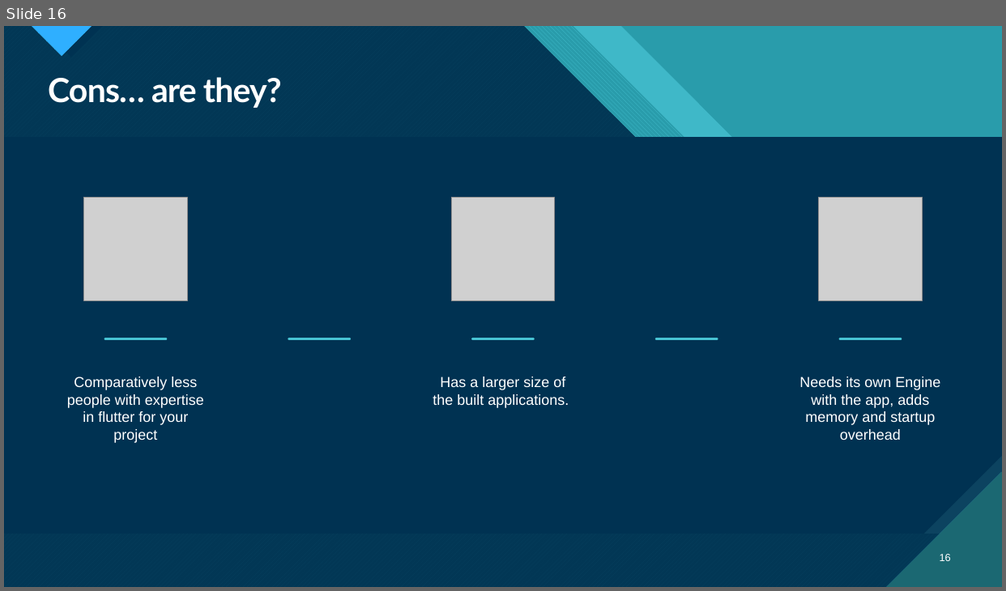
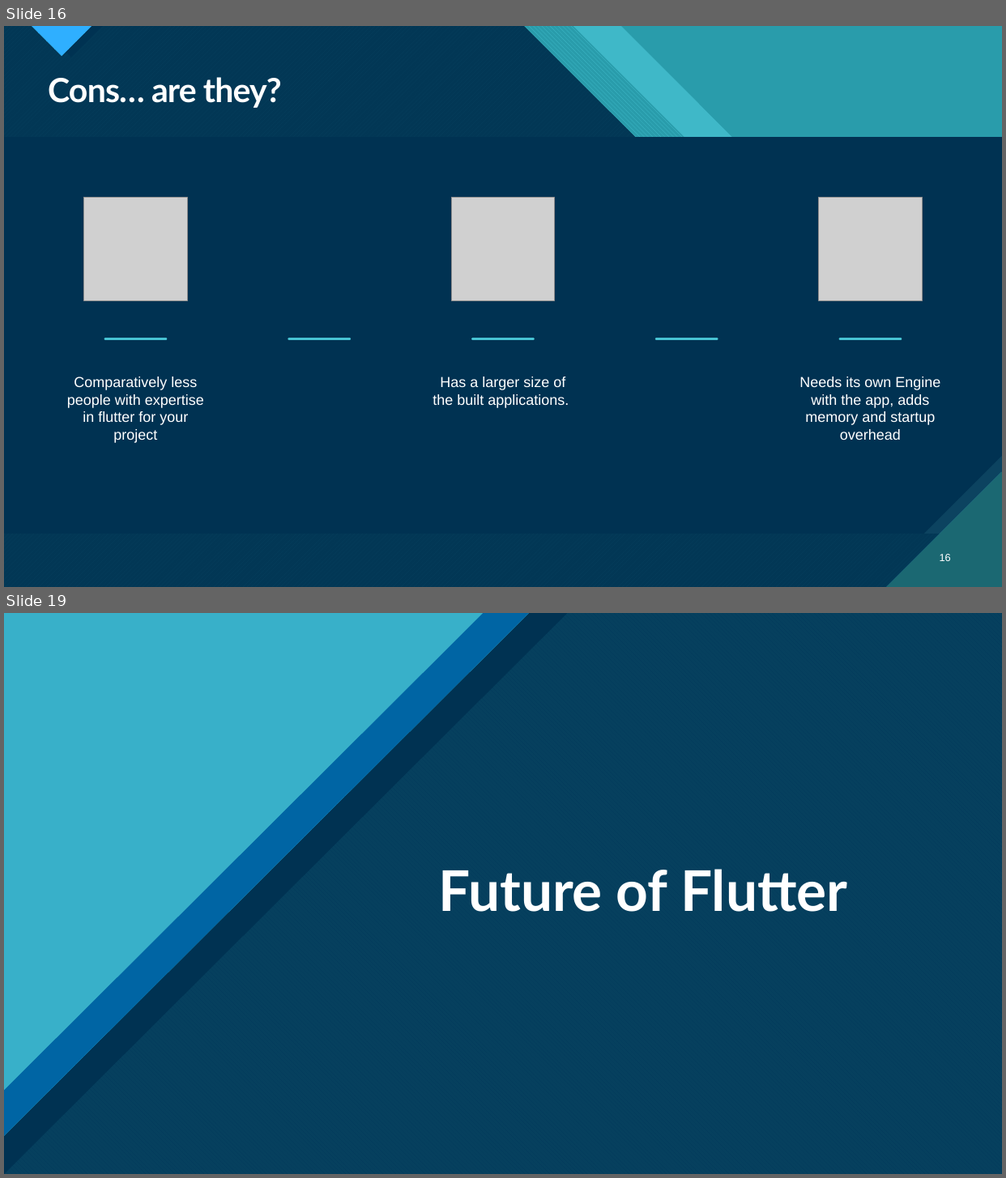
Before and after one commit to PratyayDhond/IT-3rd-year-notes, a slide deck: Seminar/Native Application Development Using Flutter.pptx. Shown one above the other, each under a label of ours: slide 16 before the commit, slides 16 and 19 after it; the slides between them are not shown. The pictures are 1006x591 and 1006x1178 pixels, drawn with LibreOffice and Linux fonts; fonts in the diff are those of the drawing; grey boxes stand for pictures. Boxes give left, top, right and bottom in pixels: in the first picture for what was removed or moved away, otherwise in the second. Text is boxed around its words. In the diff, an @@ line names an element or a change of style, - is before the commit and + after.

Commit message:
Flutter PPT final

```diff
--- a/Seminar/Native Application Development Using Flutter.pptx
+++ b/Seminar/Native Application Development Using Flutter.pptx
@@ slide 19 added at (4,613,1002,1174), background #FFFFFF; not listed: 9 template elements that a slide beside it also shows @@
@@ rectangle added at (4,613,1002,1174), fill #0065A4 @@
@@ freeform shape added at (4,613,1002,1174), fill #47C3D3 at 74% opacity @@
@@ freeform shape added at (4,613,1002,1174), fill pattern #0065A4 on #47C3D3 @@
@@ freeform shape added at (4,613,1002,1174), fill #003352 at 90% opacity @@
@@ right triangle added at (4,613,567,1174), fill #003352 @@
@@ right triangle added at (4,613,529,1136), fill pattern #0065A4 on #47C3D3 @@
@@ right triangle added at (4,613,484,1091), fill #47C3D3 at 80% opacity @@
@@ title added at (438,869,847,912), 54 pt, text #FFFFFF, bold @@
+Future of Flutter
```
Also in this commit, not shown: 1 slide changed, 2 other slides added, 7 slides removed.
